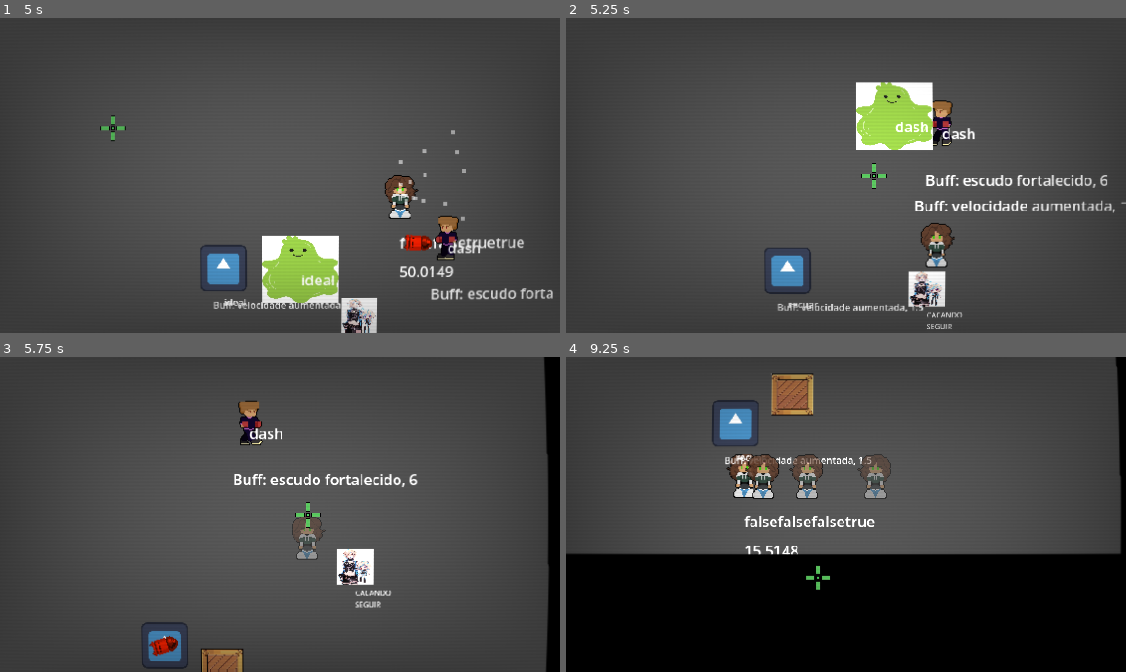
Above: before the commit, frames 1-4 (two rows, left to right).
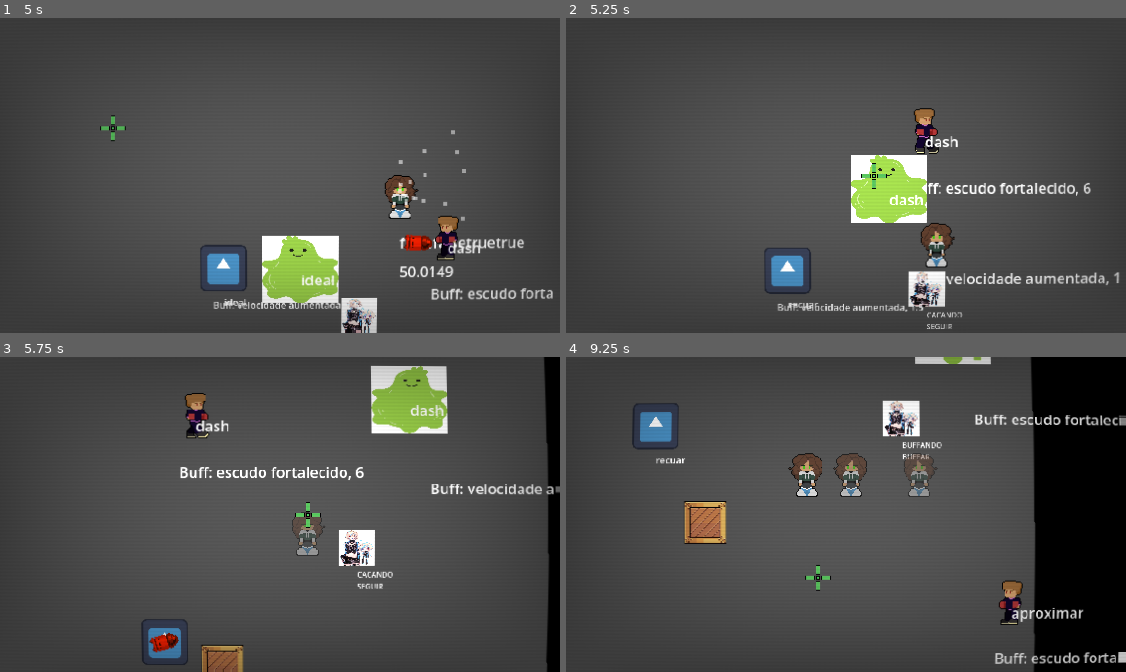
Above: after the commit, the same moments.

Repository: mathkkj/ROGUENAVE
Game: Godot game, scene res://cenas_tscn/cena.tscn
The game is run twice, just before and just after one commit, with the same random seed, the same clock (stepped at 60 frames per second) and the same inputs. The engine's default icon, where the game draws it, is replaced by a stand-in: a white triangle on a blue panel in a dark square.
Inputs (mouse positions are in pixels of both pictures, inside the frame that each line leads up to):
- Up to frame 1 (5 s): move the mouse to (403, 159) at 0.52 s; hold D (direita) 0.53-1.28 s; tap E (dash) at 0.6, 1.55, 2.1, 2.85, 3.8, 4.35 s; click (403, 159) at 0.67 s; move the mouse to (168, 191) at 1.27 s; hold Down (baixo) 1.28-2.03 s; click (168, 191) at 1.35 s; move the mouse to (336, 106) at 2.02 s; hold D (direita) 2.03-2.78 s; move the mouse to (252, 238) at 2.77 s; hold Up (cima) 2.78-3.53 s; click (252, 238) at 2.92 s; move the mouse to (448, 222) at 3.52 s; press the mouse at (448, 222) at 3.53 s; hold A (esquerda) from 3.53 s (still down); move the mouse to (112, 128) at 4.27 s; release the mouse at (112, 128) at 4.28 s
- Up to frame 2 (5.25 s): move the mouse to (874, 175) at 5.02 s; release A (esquerda) at 5.03 s; hold Down (baixo) from 5.03 s (still down); tap E (dash) at 5.1 s; click (874, 175) at 5.17 s
- Up to frame 3 (5.75 s): keep holding Down (baixo)
- Up to frame 4 (9.25 s): move the mouse to (762, 435) at 5.77 s; release Down (baixo) at 5.78 s; hold D (direita) 5.78-6.53 s; click (762, 435) at 5.85 s; tap E (dash) at 6.05, 6.6, 7.35, 8.3, 8.85 s; move the mouse to (969, 498) at 6.52 s; hold Up (cima) 6.53-7.28 s; move the mouse to (734, 530) at 7.27 s; hold D (direita) 7.28-8.03 s; click (734, 530) at 7.42 s; move the mouse to (902, 445) at 8.02 s; press the mouse at (902, 445) at 8.03 s; hold Down (baixo) 8.03-8.78 s; move the mouse to (818, 577) at 8.77 s; release the mouse at (818, 577) at 8.78 s; hold A (esquerda) from 8.78 s (still down)

Frame 1 is identical in both runs. In frame 2, 8.7% of the frame differs, in the area x 50-100%, y 20-99%; in frame 3, 7.9%; in frame 4, 49%, in the area x 0-100%, y 0-100%.

Commit message:
animação de hit no inimigo meele

Diff:
--- a/cenas_tscn/inimigos_tscn/inimigo_meele.tscn
+++ b/cenas_tscn/inimigos_tscn/inimigo_meele.tscn
@@ -8,6 +8,7 @@
 [ext_resource type="Texture2D" uid="uid://b3uji0hn5o0ap" path="res://sprites/inimigo/inimigo_dash_sprites/Dash_Andar_4.png" id="6_n0k4e"]
 [ext_resource type="Texture2D" uid="uid://cnvgvjr5hy6pn" path="res://sprites/inimigo/inimigo_dash_sprites/Dash_Impulso_1.png" id="7_xyxd1"]
 [ext_resource type="Texture2D" uid="uid://8l41o4qnwxee" path="res://sprites/inimigo/inimigo_dash_sprites/Dash_Impulso_2.png" id="8_r326f"]
+[ext_resource type="Texture2D" uid="uid://0cagw4msd14w" path="res://sprites/inimigo/inimigo_dash_sprites/Dash_Empurrão.png" id="9_nuvgp"]
 
 [sub_resource type="SpriteFrames" id="SpriteFrames_i0dp6"]
 animations = [{
@@ -40,6 +41,14 @@
 }],
 "loop": true,
 "name": &"andando",
+"speed": 5.0
+}, {
+"frames": [{
+"duration": 1.0,
+"texture": ExtResource("9_nuvgp")
+}],
+"loop": true,
+"name": &"hit",
 "speed": 5.0
 }, {
 "frames": [{
@@ -93,9 +102,8 @@
 
 [node name="Sprite2D" type="AnimatedSprite2D" parent="." unique_id=1982580131]
 sprite_frames = SubResource("SpriteFrames_i0dp6")
-animation = &"impulso"
+animation = &"hit"
 autoplay = "idle"
-frame_progress = 0.39506266
 
 [node name="CollisionShape2D" type="CollisionShape2D" parent="." unique_id=1069773565]
 position = Vector2(5.8996875e-07, 3.5762787e-07)
--- a/codigo_gd/inimigo_meele.gd
+++ b/codigo_gd/inimigo_meele.gd
@@ -43,6 +43,8 @@
 				tocar_animacao("acertou")
 			_:
 				tocar_animacao("idle")
+	if estado_atual == ESTADOS.HIT:
+		tocar_animacao("hit")
 	sprite.flip_h = alvo.global_position.x > global_position.x
 
 func check_posicao_alvo():
@@ -75,7 +77,7 @@
 	estado_ataque = ESTADOS_ATAQUE.DASH
 
 	var direcao = LOS.target_position.normalized()
-	var velocidade_dash = direcao * dash_vel * multiplicador_velocidade
+	var velocidade_dash = direcao * dash_vel
 
 	velocity = velocidade_dash
 
Binary file added: sprites/inimigo/inimigo_dash_sprites/Dash_Empurrão.png
Not shown, added: sprites/inimigo/inimigo_dash_sprites/Dash_Empurrão.png.import
